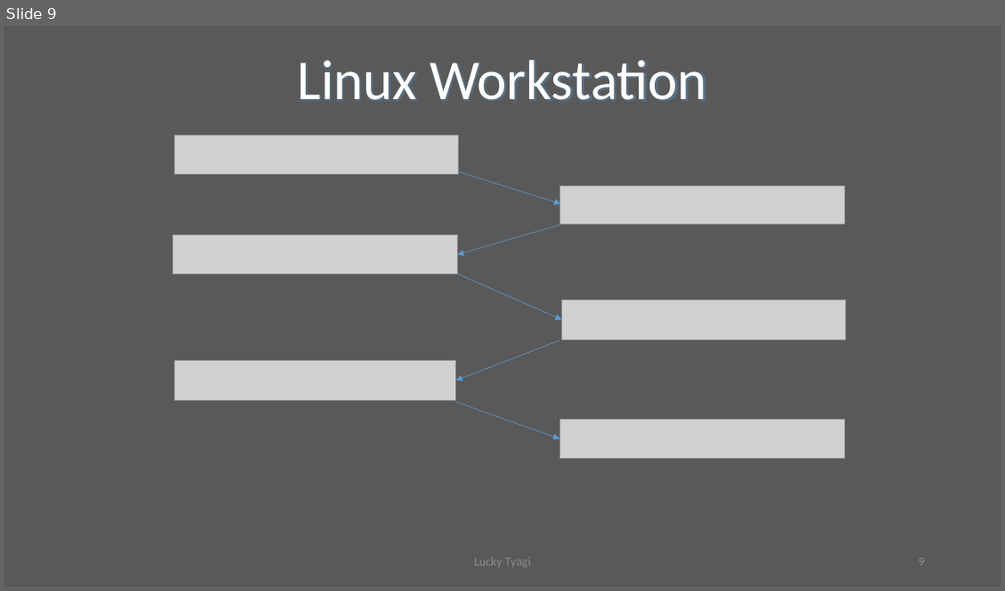
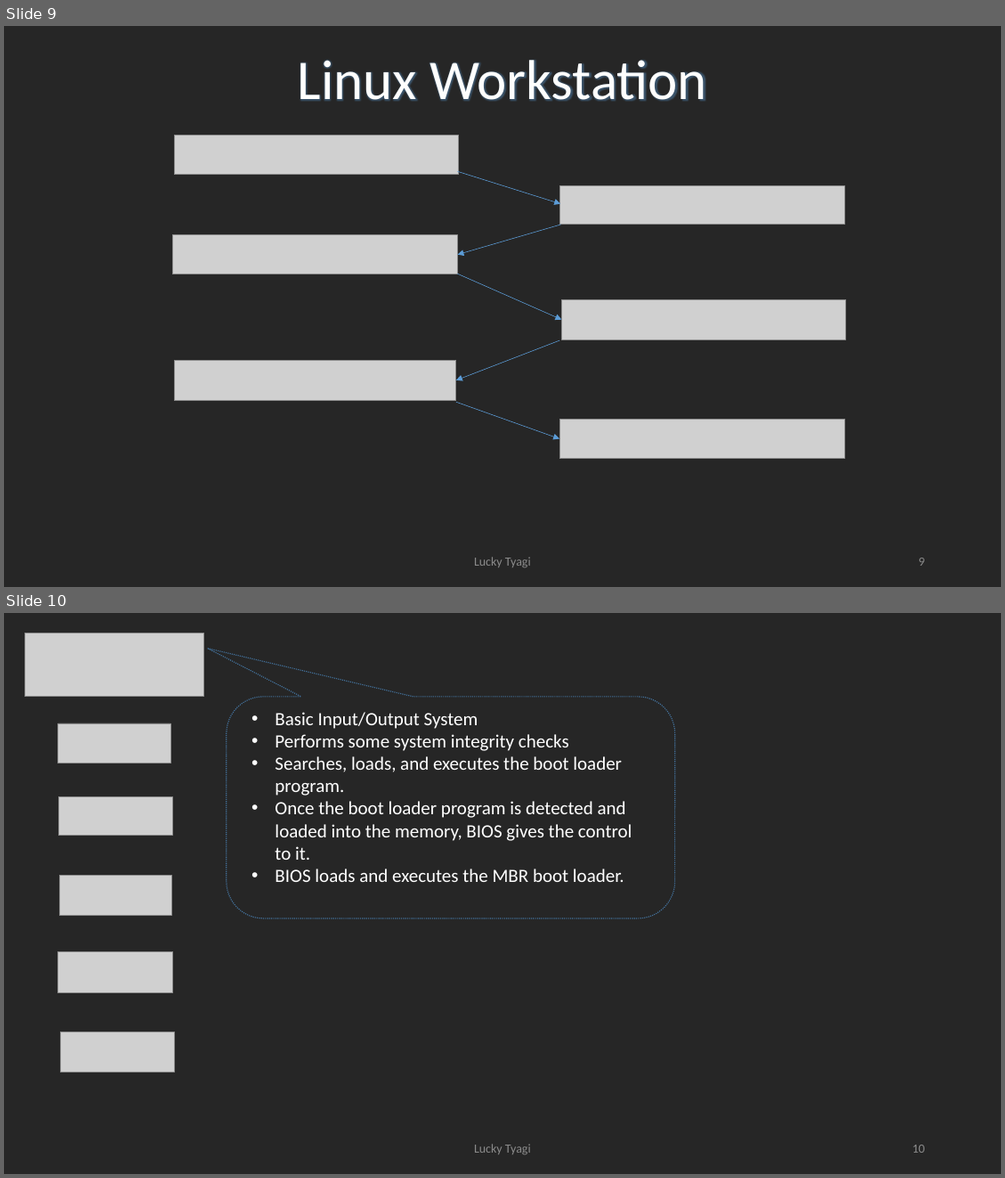
Before and after one commit to LuckyTyagi279/Misc, a slide deck: FRESHERS TRAINING.pptx. Shown one above the other, each under a label of ours: slide 9 before the commit, slides 9 and 10 after it. The pictures are 1005x591 and 1005x1178 pixels, drawn with LibreOffice and Linux fonts; fonts in the diff are those of the drawing; grey boxes stand for pictures. Boxes give left, top, right and bottom in pixels: in the first picture for what was removed or moved away, otherwise in the second. Text is boxed around its words. In the diff, an @@ line names an element or a change of style, - is before the commit and + after.

```diff
--- a/FRESHERS TRAINING.pptx
+++ b/FRESHERS TRAINING.pptx
@@ slide 10 added at <box>4,613,1001,1174</box>, background #262626 @@
@@ picture added at <box>25,633,204,696</box> @@
@@ rounded speech box added at <box>226,697,675,919</box>, fill #262626 at 41% opacity, outline #43739E 1 pt dashed @@
@@ text added at <box>275,712,631,882</box>, 18 pt, text #FFFFFF @@
+• Basic Input/Output System
+• Performs some system integrity checks
+• Searches, loads, and executes the boot loader program.
+• Once the boot loader program is detected and loaded into the memory, BIOS gives the control to it.
+• BIOS loads and executes the MBR boot loader.
@@ picture added at <box>57,723,170,763</box> @@
@@ picture added at <box>58,797,172,835</box> @@
@@ picture added at <box>59,876,171,915</box> @@
@@ picture added at <box>57,952,173,993</box> @@
@@ picture added at <box>60,1032,175,1071</box> @@
@@ text added at <box>474,1143,531,1154</box>, 12 pt, text #8C8C8C @@
+Lucky Tyagi
@@ page number added at <box>912,1144,924,1152</box>, 12 pt, text #8C8C8C @@
+10
@@ slide 9 changed as well @@
@@ background #595959 to #262626 @@
```
Also in this commit, not shown: 9 other slides changed, 17 other slides added.
